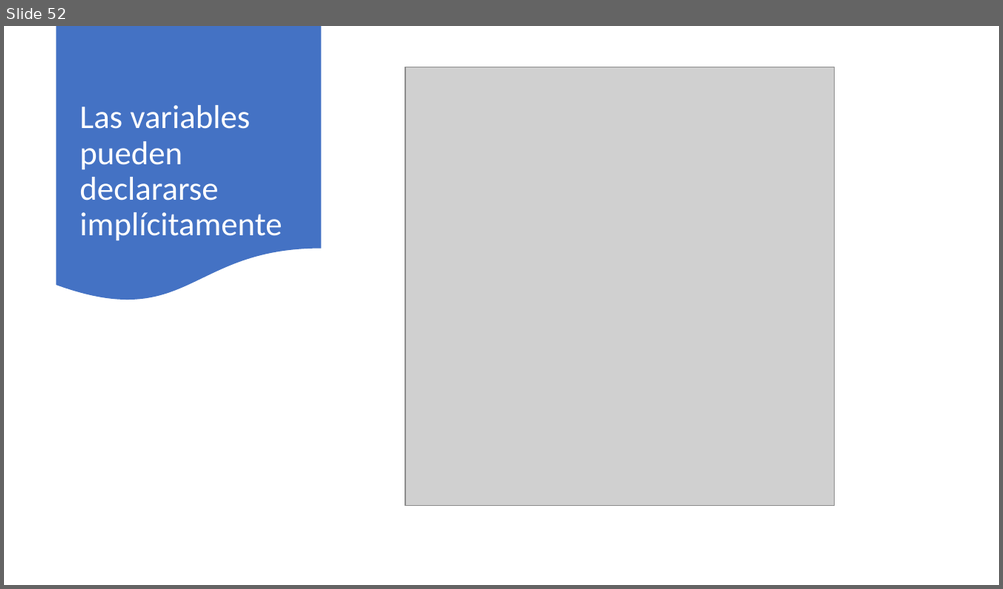
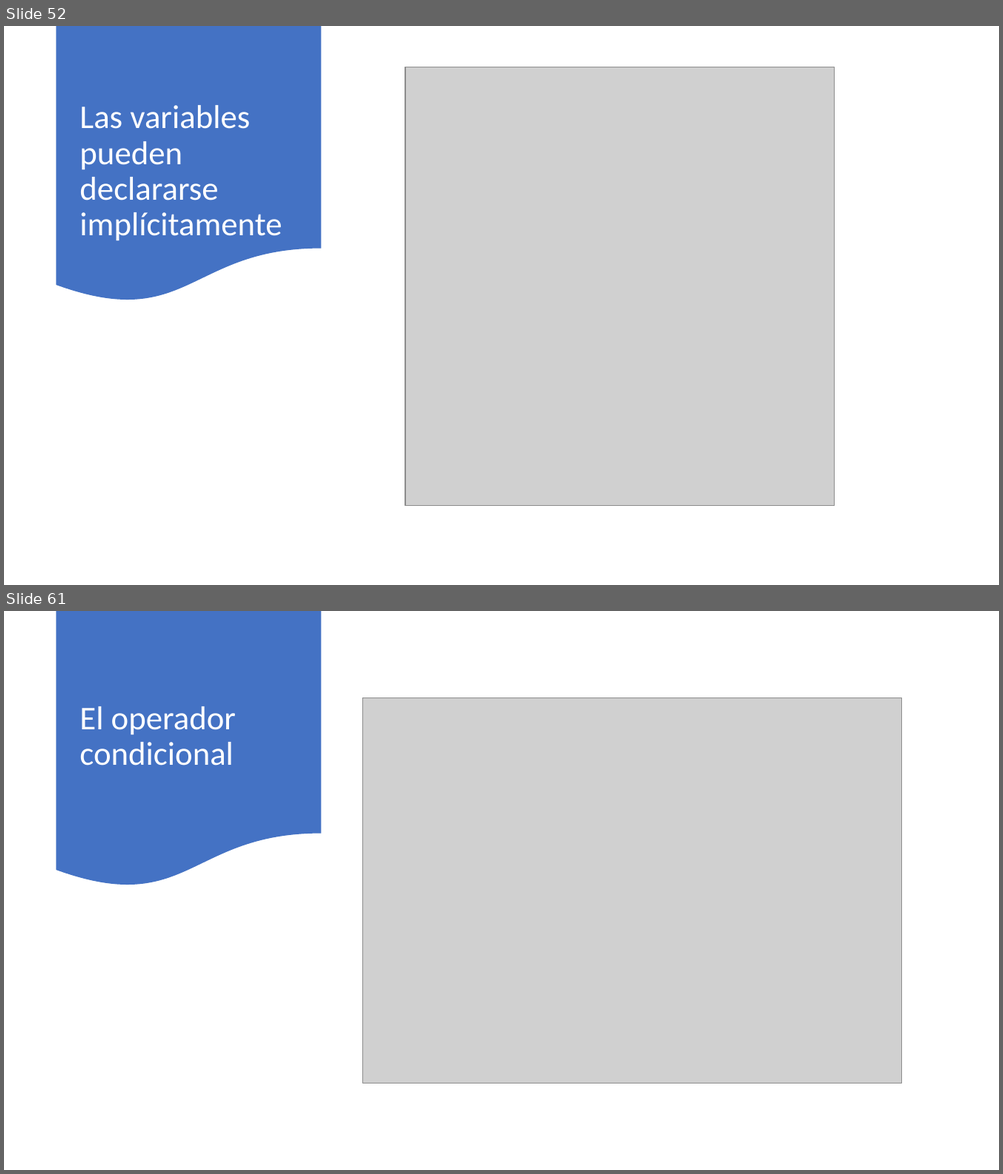
Before and after one commit to AlbertOsinaga/Curso201, a slide deck: Curso201.pptx. Shown one above the other, each under a label of ours: slide 52 before the commit, slides 52 and 61 after it; the slides between them are not shown. The pictures are 1003x589 and 1003x1174 pixels, drawn with LibreOffice and Linux fonts; fonts in the diff are those of the drawing; grey boxes stand for pictures. Boxes give left, top, right and bottom in pixels: in the first picture for what was removed or moved away, otherwise in the second. Text is boxed around its words. In the diff, an @@ line names an element or a change of style, - is before the commit and + after.

Commit message:
64 - Condicionales

```diff
--- a/Curso201.pptx
+++ b/Curso201.pptx
@@ slide 61 added at (4, 611, 999, 1170), background #FFFFFF @@
@@ flow chart document added at (57, 611, 321, 889), fill #4472C4 @@
@@ picture added at (363, 698, 902, 1084) @@
@@ title added at (79, 706, 236, 766), 32 pt, text #FFFFFF @@
+El operador condicional
```
Also in this commit, not shown: 11 other slides added, 10 other files.
